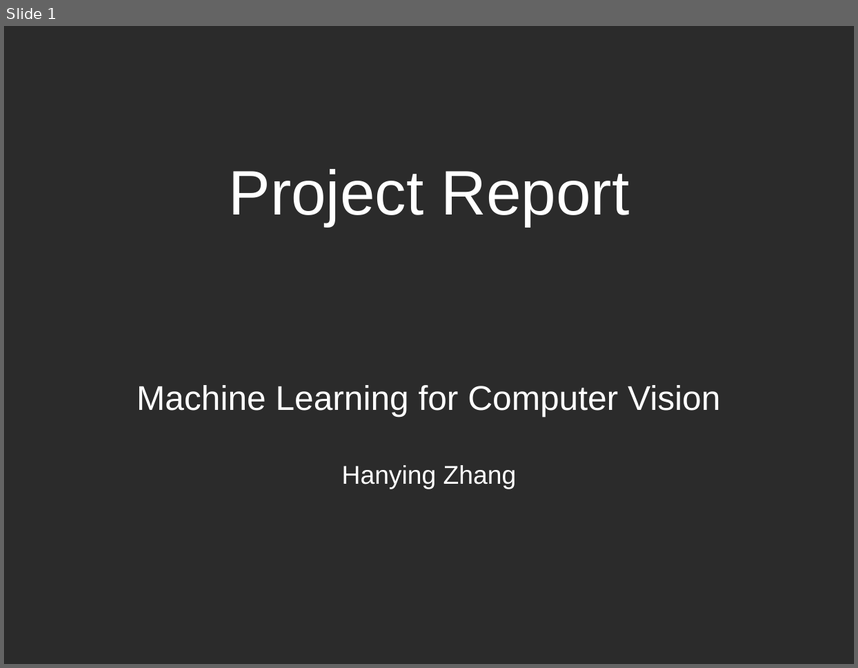
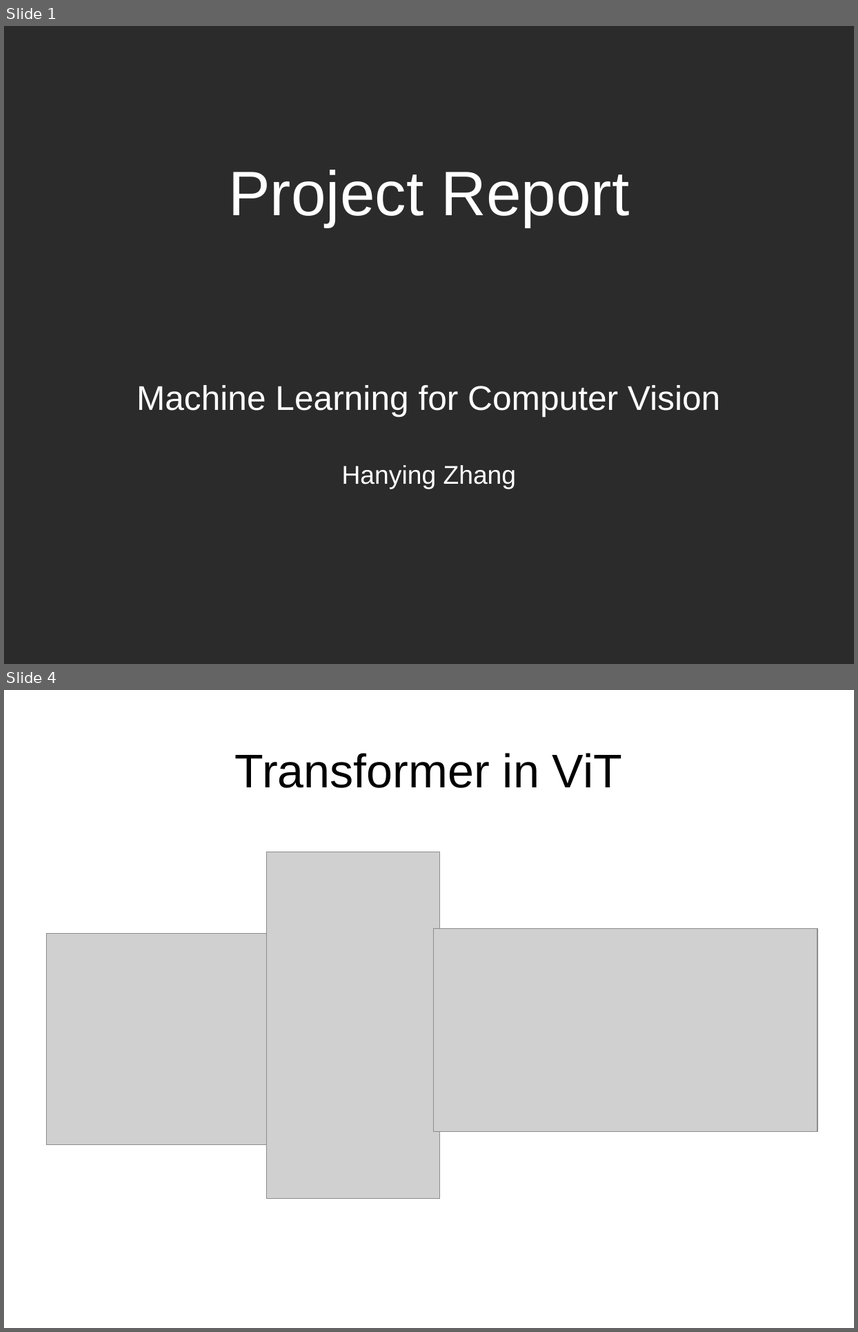
Before and after one commit to runnphoenix/ViT-experiment, a slide deck: report/report.pptx. Shown one above the other, each under a label of ours: slide 1 before the commit, slides 1 and 4 after it; the slides between them are not shown. The pictures are 858x668 and 858x1332 pixels, drawn with LibreOffice and Linux fonts; fonts in the diff are those of the drawing; grey boxes stand for pictures; background and template pictures are left out; a plain dark background stands for a picture behind light text. Boxes give left, top, right and bottom in pixels: in the first picture for what was removed or moved away, otherwise in the second. Text is boxed around its words. In the diff, an @@ line names an element or a change of style, - is before the commit and + after.

```diff
--- a/report/report.pptx
+++ b/report/report.pptx
@@ slide 4 added at (4, 690, 854, 1328), background picture (left out) @@
@@ text added at (235, 753, 622, 788), 44 pt, text #000000 @@
+Transformer in ViT
@@ picture added at (266, 852, 440, 1199) @@
@@ picture added at (46, 933, 272, 1144) @@
@@ picture added at (434, 928, 818, 1132) @@
```
Also in this commit, not shown: 1 slide changed, 9 other slides added, 1 slide removed, 5 other files.
